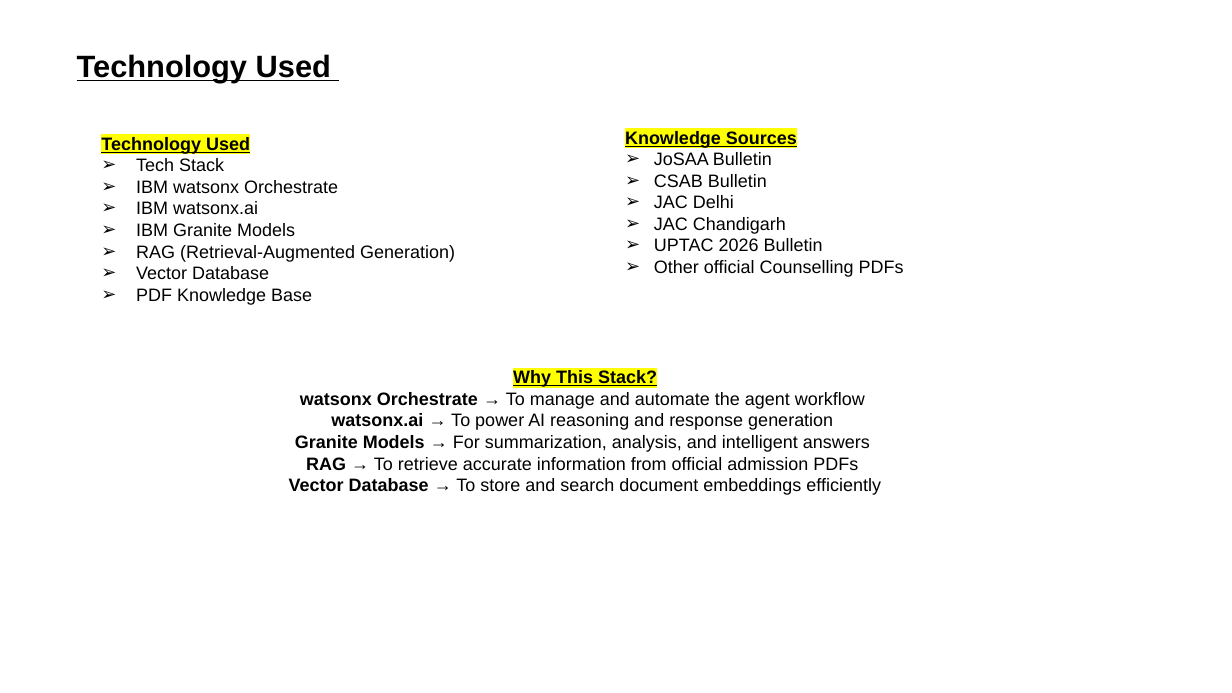
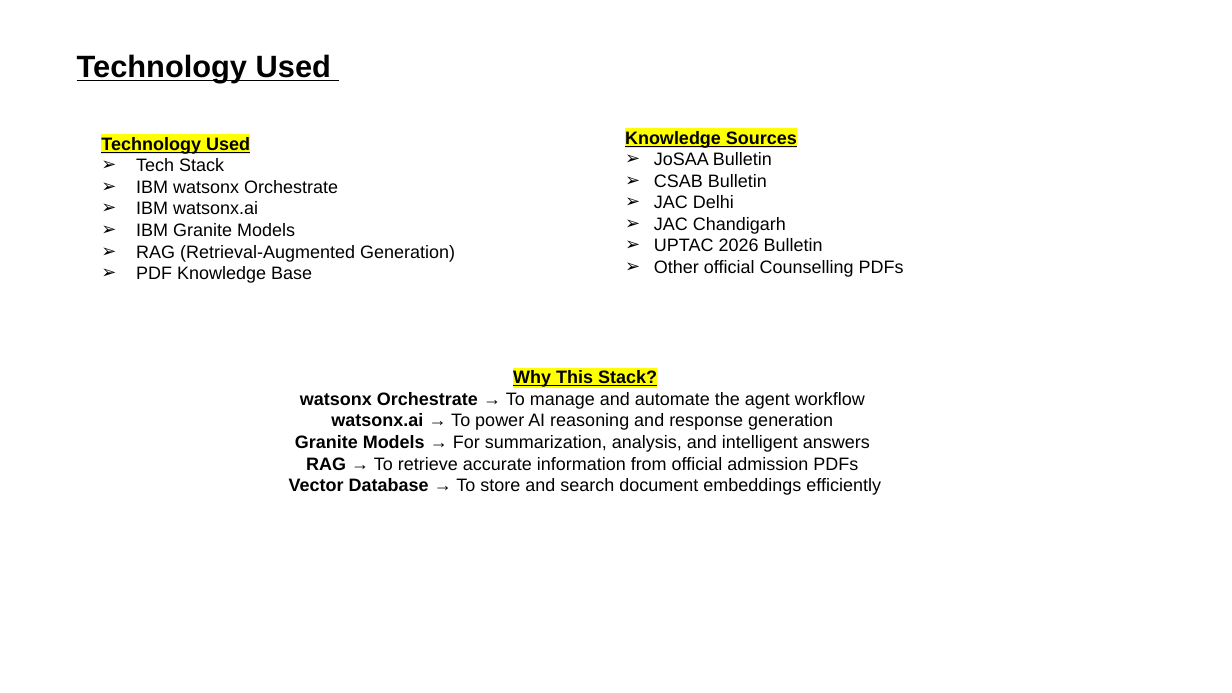
Before and after one commit to codecraftpython-dev/College-Admission-Agent, a slide deck: slide 4 of Project_Presentation_ppt.pptx. Drawn at 1232x693 pixels with LibreOffice and Linux fonts; fonts in the diff are those of the drawing. Boxes give left, top, right and bottom in pixels: in the first picture for what was removed or moved away, otherwise in the second. Text is boxed around its words. In the diff, an @@ line names an element or a change of style, - is before the commit and + after.

```diff
--- a/Project_Presentation_ppt.pptx
+++ b/Project_Presentation_ppt.pptx
@@ text at (136,266,269,279): paragraph removed @@
-➢ Vector Database
```
Also in this commit, not shown: 4 other slides changed, 1 other file.
